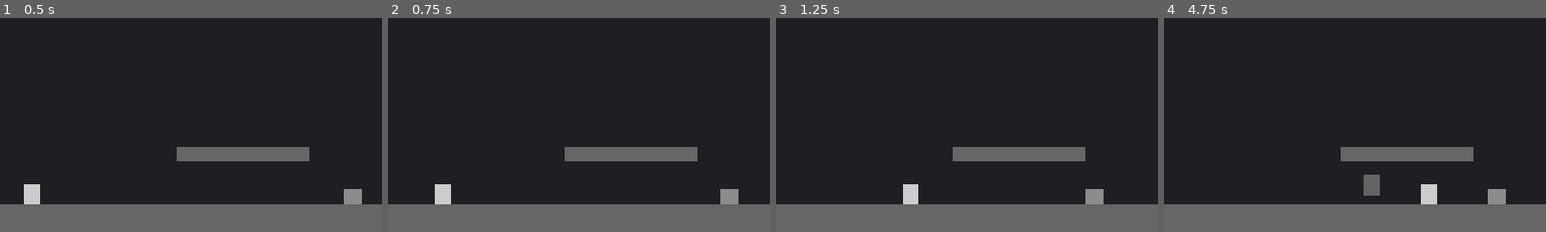
Above: before the commit, frames 1-4 (left to right).
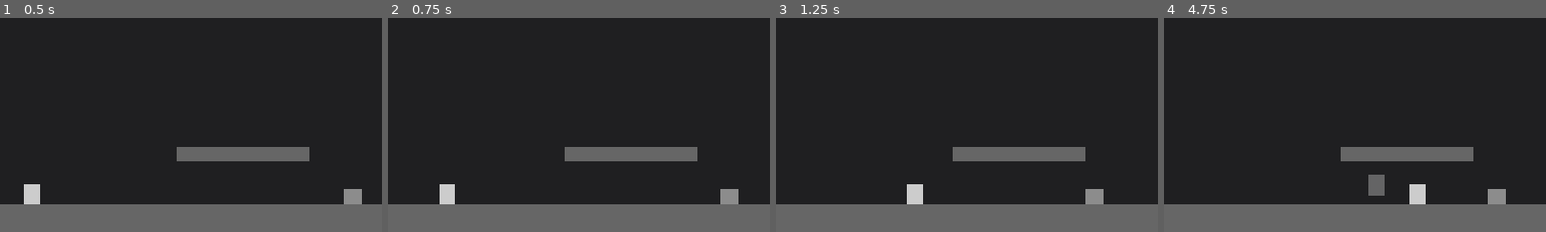
Above: after the commit, the same moments.

Repository: jmy0713/CreativeJam26
Game: Godot game, scene res://scenes/levels/level_1.tscn
Two runs of this game, one before a commit and one after it. Both use one fixed random seed, a clock stepped at 60 frames per second and the inputs below.
Inputs:
- Up to frame 1 (0.5 s): no input
- Up to frame 2 (0.75 s): hold D (move_right) from 0.53 s (still down); tap Z (attack) at 0.6 s
- Up to frame 3 (1.25 s): keep holding D (move_right); tap Space (jump) at 0.77 s
- Up to frame 4 (4.75 s): tap Shift (dash) at 1.35, 3.6 s; tap Space (jump) at 1.52, 3.02, 3.77, 4.52 s; release D (move_right) at 2.03 s; hold A (move_left) 2.03-2.78 s; tap R (recall) at 2.1, 4.35 s; hold D (move_right) 2.78-4.28 s; tap Z (attack) at 2.85 s; hold A (move_left) from 4.28 s (still down)
The pictures show only the part of the screen within x 3-53%, y 50-100%; the shares and areas given below are measured in that part.

Frame 1 is identical in both runs. In frame 2, 0.2% of the frame differs, in the area x 12-18%, y 77-88%; in frame 3, 0.2%; in frame 4, 0.8%, in the area x 52-72%, y 73-88%.

Commit message:
Make horizontal movement snappier
Reversing direction now zeroes horizontal velocity first (snap_turn), so a
turnaround starts from a standstill instead of decelerating through the old
momentum. Also raised ground/air acceleration and ground friction so starts
and stops are tighter.

Co-Authored-By: Claude Opus 5 <noreply@anthropic.com>
Claude-Session: https://claude.ai/code/session_01BpGtor8GqFhpw5XQJLXxQx

Diff:
--- a/scripts/player.gd
+++ b/scripts/player.gd
@@ -15,9 +15,15 @@
 
 @export_group("Run")
 @export var move_speed := 240.0
-@export var ground_acceleration := 2200.0
-@export var ground_friction := 2600.0
-@export var air_acceleration := 1600.0
+@export var ground_acceleration := 3600.0
+@export var ground_friction := 4000.0
+@export var air_acceleration := 2600.0
+## Reversing direction snaps velocity to zero first instead of decelerating
+## through it, so turning around is instant rather than a slide.
+@export var snap_turn := true
+## Used instead of the snap when `snap_turn` is off: reversals accelerate at
+## this rate rather than the normal one.
+@export var turn_acceleration := 7000.0
 
 @export_group("Jump")
 @export var gravity := 1400.0
@@ -180,8 +186,14 @@
 
 func _apply_horizontal(input_x: float, delta: float) -> void:
 	var target := input_x * move_speed
+	var turning := input_x != 0.0 and velocity.x != 0.0 and signf(input_x) != signf(velocity.x)
+	if turning and snap_turn:
+		# Drop the old momentum so the next accel step starts from a standstill.
+		velocity.x = 0.0
 	var rate: float
-	if is_on_floor():
+	if turning and not snap_turn:
+		rate = turn_acceleration
+	elif is_on_floor():
 		rate = ground_acceleration if input_x != 0.0 else ground_friction
 	else:
 		rate = air_acceleration
